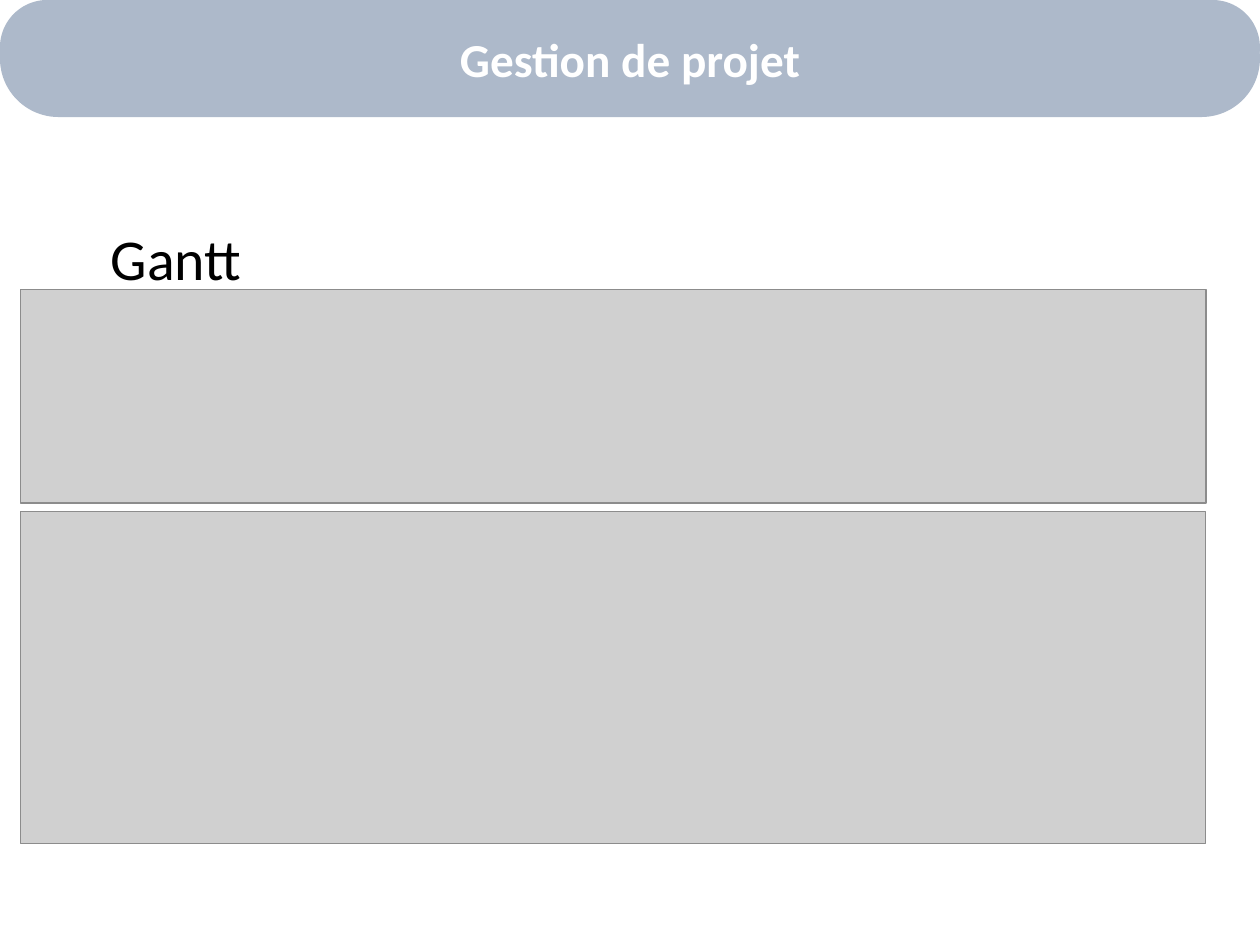
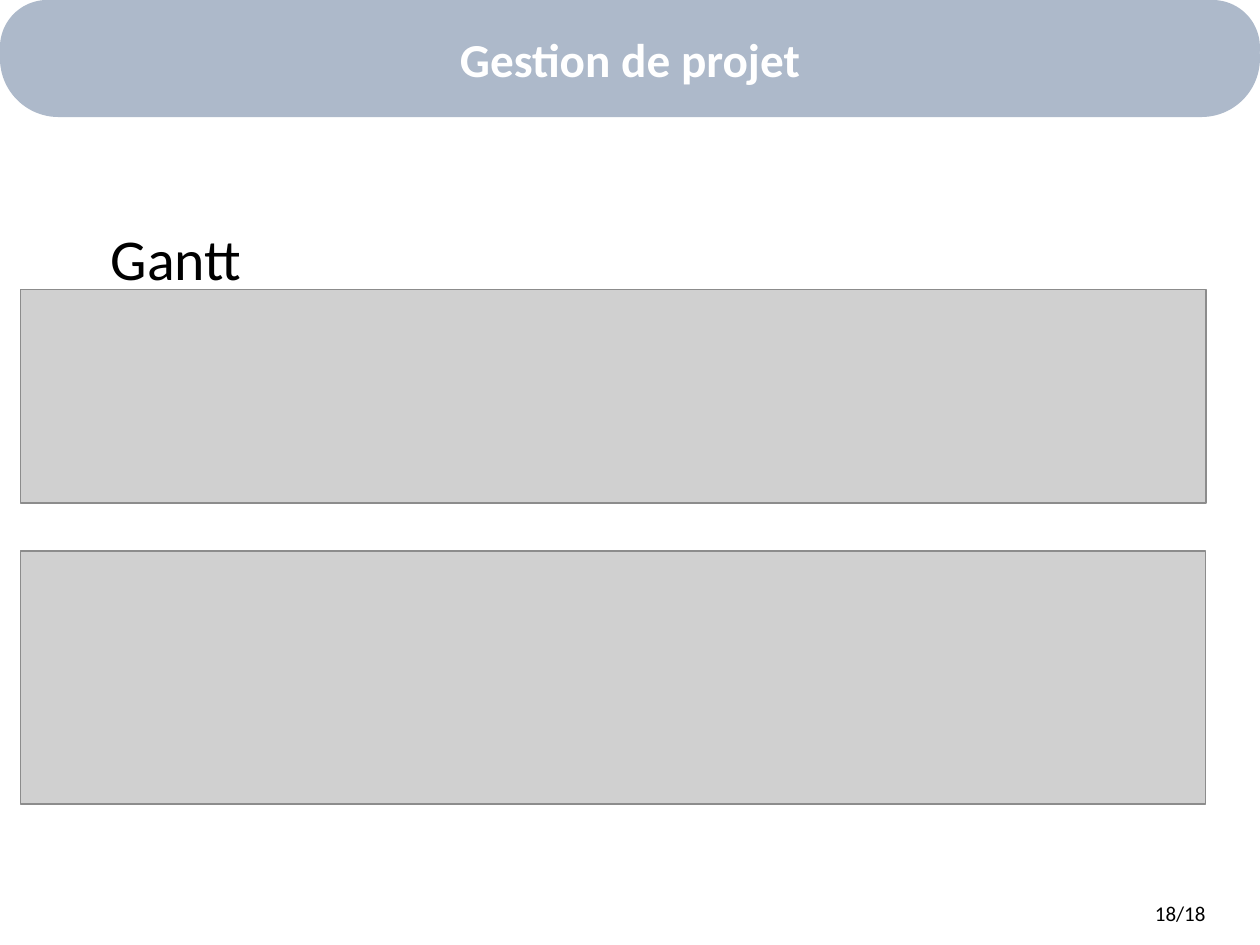
Before and after one commit to alkra/benchOKR, a slide deck: slide 19 of doc/ComitePilotage/Presentation.pptx. Drawn at 1260x945 pixels with LibreOffice and Linux fonts; fonts in the diff are those of the drawing; grey boxes stand for pictures; background and template pictures are left out. Boxes give left, top, right and bottom in pixels: in the first picture for what was removed or moved away, otherwise in the second. Text is boxed around its words. In the diff, an @@ line names an element or a change of style, - is before the commit and + after.

```diff
--- a/doc/ComitePilotage/Presentation.pptx
+++ b/doc/ComitePilotage/Presentation.pptx
@@ picture: place and size @@
-picture at [21,512,1206,844]
+picture at [21,551,1206,804]
@@ text added at [1155,906,1206,922], 12 pt, text #000000 @@
+18/18
```
Also in this commit, not shown: 17 other slides changed, 2 slides added, 2 slides removed, 2 other files.
